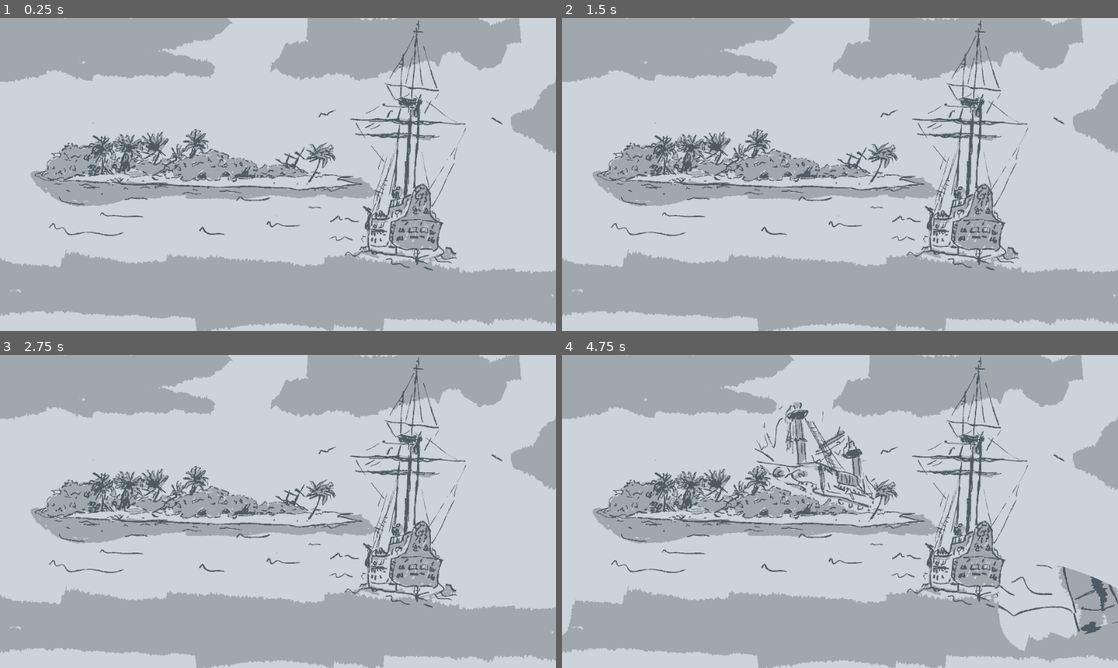
Above: before the commit, frames 1-4 (two rows, left to right).
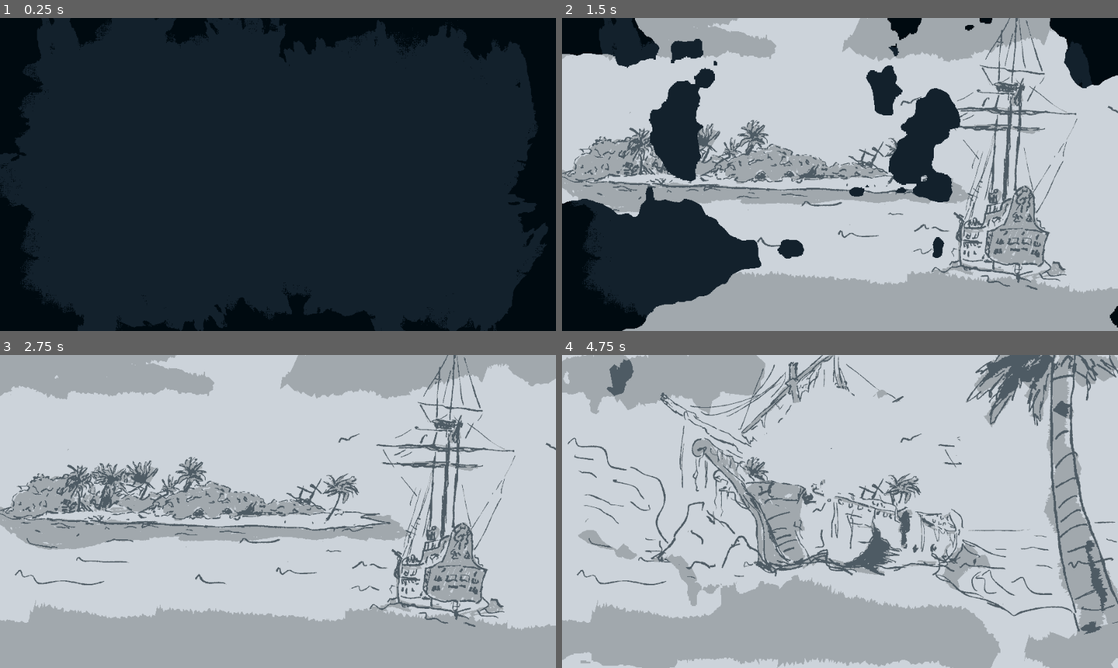
Above: after the commit, the same moments.

Repository: Merrick-McLean/GameOff13
Game: Godot game, scene res://scenes/intro.tscn
Two runs of this game, one before a commit and one after it. Both use one fixed random seed, a clock stepped at 60 frames per second and the inputs below. This scene is started directly instead of the project's main scene.
Inputs (mouse positions are in pixels of both pictures, inside the frame that each line leads up to):
- Up to frame 1 (0.25 s): no input
- Up to frame 2 (1.5 s): tap Enter at 0.5 s; move the mouse to (962, 158) at 0.52 s; press the mouse at (962, 158) at 0.53 s; release the mouse at (962, 158) at 1.25 s; drag from (728, 190) to (812, 237) at 1.27 s
- Up to frame 3 (2.75 s): move the mouse to (333, 442) at 2.02 s; tap 1 (test_1) at 2.1 s; click (333, 442) at 2.17 s
- Up to frame 4 (4.75 s): tap F5 (debug_set_start_scene) at 2.75 s; drag from (812, 574) to (673, 464) at 2.77 s; tap F6 (debug_toggle_start_scene) at 3.5 s; move the mouse to (1006, 558) at 3.52 s; tap 6 (test_6) at 3.6 s; click (1006, 558) at 3.67 s; drag from (673, 464) to (756, 433) at 4.27 s

The runs differ from the first frame. In frame 1, 100% of the frame differs, in the area x 0-100%, y 0-100%; in frame 2, 47%; in frame 3, 31%; in frame 4, 36%.

Commit message:
Update to intro, with audio (brute force) and unique dissolves

Diff:
--- a/project/scenes/intro.gd
+++ b/project/scenes/intro.gd
@@ -1,44 +1,100 @@
 extends Node2D
 
-@onready var timer = $Timer
-@onready var dissolve_texture = preload("res://shaders/dissolve_texture.png")
+#@onready var timer = $Timer
+@onready var start_texture = preload("res://shaders/noise/start.tres")
+@onready var slide1_texture = preload("res://shaders/noise/slide1.tres")
+@onready var slide2_texture = preload("res://shaders/noise/slide2.tres")
+@onready var slide3_texture = preload("res://shaders/noise/slide3.tres")
+@onready var slide4_texture = preload("res://shaders/noise/slide4.tres")
+
+#@onready var waves := $Waves1
+@onready var squeek := $ShipWood 	# emerges on slide 3
+@onready var waves := $BeachWaves1 # muffle by on slide 4 and in game
+@onready var night := $JungleNight 	# kill on slide 4 and into game
+@onready var storm := $Storm1
+@onready var hum := $hum
+
+
+
+var texture_arr = [start_texture, slide1_texture, slide2_texture, slide3_texture, slide4_texture]
 
 var is_dissolving = false
 var sprites
 var cur_sprite = 0
 var dissolve_value = 1.0
-var dissolve_speed = 0.5
+var dissolve_speed = 0.6
 
 func _ready() -> void:
-	sprites = [$slide1, $slide2, $slide3, $slide4]
+	sprites = [$start, $slide1, $slide2, $slide3, $slide4]
 	for sprite in sprites:
 		sprite.visible = true
 
-	timer.start()
+	waves.play()
+	storm.play()
+	night.play()
 
 	pass
 
-func _on_timer_timeout() -> void:
+func dissolve() -> void:
 	var shader_material = ShaderMaterial.new()
 	shader_material.shader = load("res://shaders/dissolve.gdshader")
 	dissolve_value = 1.0
-	shader_material.set_shader_parameter("dissolve_texture", dissolve_texture)
+	match cur_sprite: # array doesnt work for pointing to these on ready textures
+		0:
+			shader_material.set_shader_parameter("dissolve_texture", start_texture)
+		1:
+			shader_material.set_shader_parameter("dissolve_texture", slide1_texture)
+		2:
+			shader_material.set_shader_parameter("dissolve_texture", slide2_texture)
+			squeek.play()
+		3:
+			shader_material.set_shader_parameter("dissolve_texture", slide3_texture)
+			night.stop()
+		4:
+			shader_material.set_shader_parameter("dissolve_texture", slide4_texture)
+
 	sprites[cur_sprite].material.set_shader_parameter("dissolve_value", dissolve_value)
 	sprites[cur_sprite].material = shader_material
 
 	is_dissolving = true
 
+func _input(event: InputEvent) -> void:
+	if not is_dissolving and (event is InputEventKey or event is InputEventMouseButton) and event.pressed:
+		print("dissolve")
+		dissolve()
 
 func _process(delta: float) -> void:
 	if is_dissolving:
 		dissolve_value -= dissolve_speed * delta
-		print(dissolve_value)
 		if sprites[cur_sprite].material is ShaderMaterial:
 			sprites[cur_sprite].material.set_shader_parameter("dissolve_value", dissolve_value)
 
-		if dissolve_value <= 0:
+		if dissolve_value <= -0.5:
 			dissolve_value = 0.0
 			sprites[cur_sprite].visible = false
+			#await get_tree().create_timer(1.0).timeout no need, not good for input - extend time to dissolve, post 0
+			sprites[cur_sprite].set_material(null)
 			is_dissolving = false
-			cur_sprite += 1 # not handling end of index right now - add text, sound, and proper handling once I get shader working
-	pass
+			if cur_sprite < 4:
+				cur_sprite += 1 # not handling end of index right now - add text, sound, and proper handling once I get shader working
+			#else:
+				# Configure this stuff into game scene so that the final dissolve opens into the 3d game
+		pass
+
+
+func _on_waves_1_ready() -> void:
+	#$Waves1.play()
+	# muffle starting slide 4
+	pass # Replace with function body.
+
+
+func _on_jungle_night_ready() -> void:
+	$JungleNight.play()
+	pass # Replace with function body.
+
+# while loop repeating infite drone which randomly changes pitch - easy function if I get audio implimentation
+
+
+func _on_storm_1_ready() -> void:
+	$Storm1.play()
+	pass # Replace with function body.
--- a/project/scenes/intro.tscn
+++ b/project/scenes/intro.tscn
@@ -9,38 +9,50 @@
 [ext_resource type="Texture2D" uid="uid://bqofcahcgbp1a" path="res://sprites/intros/step_test.png" id="4_ox7jp"]
 [ext_resource type="Texture2D" uid="uid://dpy5wv217kjlu" path="res://sprites/intros/room_test.png" id="5_1dkbv"]
 [ext_resource type="Shader" path="res://shaders/dissolve.gdshader" id="5_4kycd"]
-[ext_resource type="Texture2D" uid="uid://cqjaj0kxwq8xi" path="res://shaders/dissolve_texture.png" id="5_udjix"]
+[ext_resource type="Texture2D" uid="uid://s3ouuqmhjk5d" path="res://shaders/noise/slide4.tres" id="10_13s4u"]
+[ext_resource type="Texture2D" uid="uid://dopi08b2p1aeh" path="res://sprites/intros/start_test.png" id="11_n4nkw"]
+[ext_resource type="AudioStream" uid="uid://dpis0n1ls68jh" path="res://sounds/ambience/waves_1.wav" id="12_x3och"]
+[ext_resource type="AudioStream" uid="uid://b6bfu2gghs8gi" path="res://sounds/ambience/night_island.wav" id="13_uwdir"]
+[ext_resource type="AudioStream" uid="uid://orvvojnvmfot" path="res://sounds/ambience/squeeking.mp3" id="14_etkp2"]
+[ext_resource type="AudioStream" uid="uid://dqa70kmbbc72u" path="res://sounds/ambience/storm1.mp3" id="15_tsajs"]
 
 [sub_resource type="ShaderMaterial" id="ShaderMaterial_8d7tl"]
 shader = ExtResource("1_xcn3o")
 shader_parameter/u_color_tex = ExtResource("3_c4wwj")
 
+[sub_resource type="CompressedTexture2D" id="CompressedTexture2D_ntdus"]
+
 [sub_resource type="ShaderMaterial" id="ShaderMaterial_kttux"]
 shader = ExtResource("5_4kycd")
 shader_parameter/dissolve_value = 1.0
-shader_parameter/dissolve_texture = ExtResource("5_udjix")
+shader_parameter/dissolve_texture = SubResource("CompressedTexture2D_ntdus")
 
 [sub_resource type="ShaderMaterial" id="ShaderMaterial_qxg5r"]
 shader = ExtResource("5_4kycd")
 shader_parameter/dissolve_value = 1.0
-shader_parameter/dissolve_texture = ExtResource("5_udjix")
+shader_parameter/dissolve_texture = SubResource("CompressedTexture2D_ntdus")
 
 [sub_resource type="ShaderMaterial" id="ShaderMaterial_1dldv"]
 shader = ExtResource("5_4kycd")
 shader_parameter/dissolve_value = 1.0
-shader_parameter/dissolve_texture = ExtResource("5_udjix")
+shader_parameter/dissolve_texture = SubResource("CompressedTexture2D_ntdus")
 
 [sub_resource type="ShaderMaterial" id="ShaderMaterial_tmh5u"]
 shader = ExtResource("5_4kycd")
 shader_parameter/dissolve_value = 1.0
-shader_parameter/dissolve_texture = ExtResource("5_udjix")
+shader_parameter/dissolve_texture = SubResource("CompressedTexture2D_ntdus")
+
+[sub_resource type="ShaderMaterial" id="ShaderMaterial_68dui"]
+shader = ExtResource("5_4kycd")
+shader_parameter/dissolve_value = 1.0
+shader_parameter/dissolve_texture = ExtResource("10_13s4u")
 
 [node name="Node" type="Node"]
 
 [node name="SubViewportContainer" type="SubViewportContainer" parent="."]
 material = SubResource("ShaderMaterial_8d7tl")
-offset_right = 1925.0
-offset_bottom = 1080.0
+offset_right = 960.0
+offset_bottom = 540.0
 script = ExtResource("3_6ydqw")
 
 [node name="SubViewport" type="SubViewport" parent="SubViewportContainer"]
@@ -51,6 +63,10 @@
 [node name="Node2D" type="Node2D" parent="SubViewportContainer/SubViewport"]
 scale = Vector2(2, 2)
 script = ExtResource("1_8flft")
+
+[node name="BeachWaves1" type="AudioStreamPlayer" parent="SubViewportContainer/SubViewport/Node2D"]
+stream = ExtResource("12_x3och")
+volume_db = -10.0
 
 [node name="slide4" type="Sprite2D" parent="SubViewportContainer/SubViewport/Node2D"]
 modulate = Color(1, 1, 1, 0.996078)
@@ -79,11 +95,29 @@
 [node name="slide1" type="Sprite2D" parent="SubViewportContainer/SubViewport/Node2D"]
 modulate = Color(1, 1, 1, 0.996078)
 material = SubResource("ShaderMaterial_tmh5u")
+position = Vector2(250, 135)
+scale = Vector2(0.3, 0.3)
+texture = ExtResource("2_ut4ej")
+
+[node name="start" type="Sprite2D" parent="SubViewportContainer/SubViewport/Node2D"]
+material = SubResource("ShaderMaterial_68dui")
 position = Vector2(240, 135)
 scale = Vector2(0.25, 0.25)
-texture = ExtResource("2_ut4ej")
+texture = ExtResource("11_n4nkw")
 
-[node name="Timer" type="Timer" parent="SubViewportContainer/SubViewport/Node2D"]
-wait_time = 4.195
+[node name="JungleNight" type="AudioStreamPlayer" parent="SubViewportContainer/SubViewport/Node2D"]
+stream = ExtResource("13_uwdir")
+volume_db = -6.0
 
-[connection signal="timeout" from="SubViewportContainer/SubViewport/Node2D/Timer" to="SubViewportContainer/SubViewport/Node2D" method="_on_timer_timeout"]
+[node name="ShipWood" type="AudioStreamPlayer" parent="SubViewportContainer/SubViewport/Node2D"]
+stream = ExtResource("14_etkp2")
+volume_db = -10.0
+
+[node name="Storm1" type="AudioStreamPlayer" parent="SubViewportContainer/SubViewport/Node2D"]
+stream = ExtResource("15_tsajs")
+
+[node name="hum" type="AudioStreamPlayer" parent="SubViewportContainer/SubViewport/Node2D"]
+
+[connection signal="ready" from="SubViewportContainer/SubViewport/Node2D/BeachWaves1" to="SubViewportContainer/SubViewport/Node2D" method="_on_waves_1_ready"]
+[connection signal="ready" from="SubViewportContainer/SubViewport/Node2D/JungleNight" to="SubViewportContainer/SubViewport/Node2D" method="_on_jungle_night_ready"]
+[connection signal="ready" from="SubViewportContainer/SubViewport/Node2D/Storm1" to="SubViewportContainer/SubViewport/Node2D" method="_on_storm_1_ready"]
--- /dev/null
+++ b/project/scenes/new_noise_texture_2d.tres
@@ -0,0 +1,5 @@
+[gd_resource type="NoiseTexture2D" format=3 uid="uid://coc8spw0mqe6y"]
+
+[resource]
+width = 1920
+height = 1080
--- /dev/null
+++ b/project/shaders/noise/slide1.tres
@@ -0,0 +1,10 @@
+[gd_resource type="NoiseTexture2D" load_steps=2 format=3 uid="uid://b4ptdlphbwve8"]
+
+[sub_resource type="FastNoiseLite" id="FastNoiseLite_psnwv"]
+noise_type = 5
+seed = 4
+
+[resource]
+width = 480
+height = 270
+noise = SubResource("FastNoiseLite_psnwv")
--- /dev/null
+++ b/project/shaders/noise/slide2.tres
@@ -0,0 +1,10 @@
+[gd_resource type="NoiseTexture2D" load_steps=2 format=3 uid="uid://cqj345o3hhdsa"]
+
+[sub_resource type="FastNoiseLite" id="FastNoiseLite_psnwv"]
+noise_type = 5
+seed = 8
+
+[resource]
+width = 480
+height = 270
+noise = SubResource("FastNoiseLite_psnwv")
--- /dev/null
+++ b/project/shaders/noise/slide3.tres
@@ -0,0 +1,10 @@
+[gd_resource type="NoiseTexture2D" load_steps=2 format=3 uid="uid://jh1021o52s1i"]
+
+[sub_resource type="FastNoiseLite" id="FastNoiseLite_psnwv"]
+noise_type = 5
+seed = 15
+
+[resource]
+width = 480
+height = 270
+noise = SubResource("FastNoiseLite_psnwv")
--- /dev/null
+++ b/project/shaders/noise/slide4.tres
@@ -0,0 +1,10 @@
+[gd_resource type="NoiseTexture2D" load_steps=2 format=3 uid="uid://s3ouuqmhjk5d"]
+
+[sub_resource type="FastNoiseLite" id="FastNoiseLite_psnwv"]
+noise_type = 5
+seed = 26
+
+[resource]
+width = 480
+height = 270
+noise = SubResource("FastNoiseLite_psnwv")
--- /dev/null
+++ b/project/shaders/noise/start.tres
@@ -0,0 +1,10 @@
+[gd_resource type="NoiseTexture2D" load_steps=2 format=3 uid="uid://dmvwmmxc38dph"]
+
+[sub_resource type="FastNoiseLite" id="FastNoiseLite_psnwv"]
+noise_type = 5
+seed = 1
+
+[resource]
+width = 480
+height = 270
+noise = SubResource("FastNoiseLite_psnwv")
Not shown: 1 places in project/scenes/intro.tscn that only renumber resources
Empty file added: project/scenes/intro_text.gd
Binary file removed: project/shaders/dissolve_texture.png
Not shown, removed: project/shaders/dissolve_texture.png.import
Not shown, added: project/sounds/ambience/infinite_hum.mp3.import
Not shown, added: project/sounds/ambience/night_island.wav.import
Not shown, added: project/sounds/ambience/squeeking.mp3.import
Not shown, added: project/sounds/ambience/storm1.mp3.import
Not shown, added: project/sounds/ambience/waves_1.wav.import
Binary file added: project/sprites/intros/start_test.png
Not shown, added: project/sprites/intros/start_test.png.import
Not shown, added: project/scenes/ambience/infinite_hum.flac
(and 7 more such lines)
